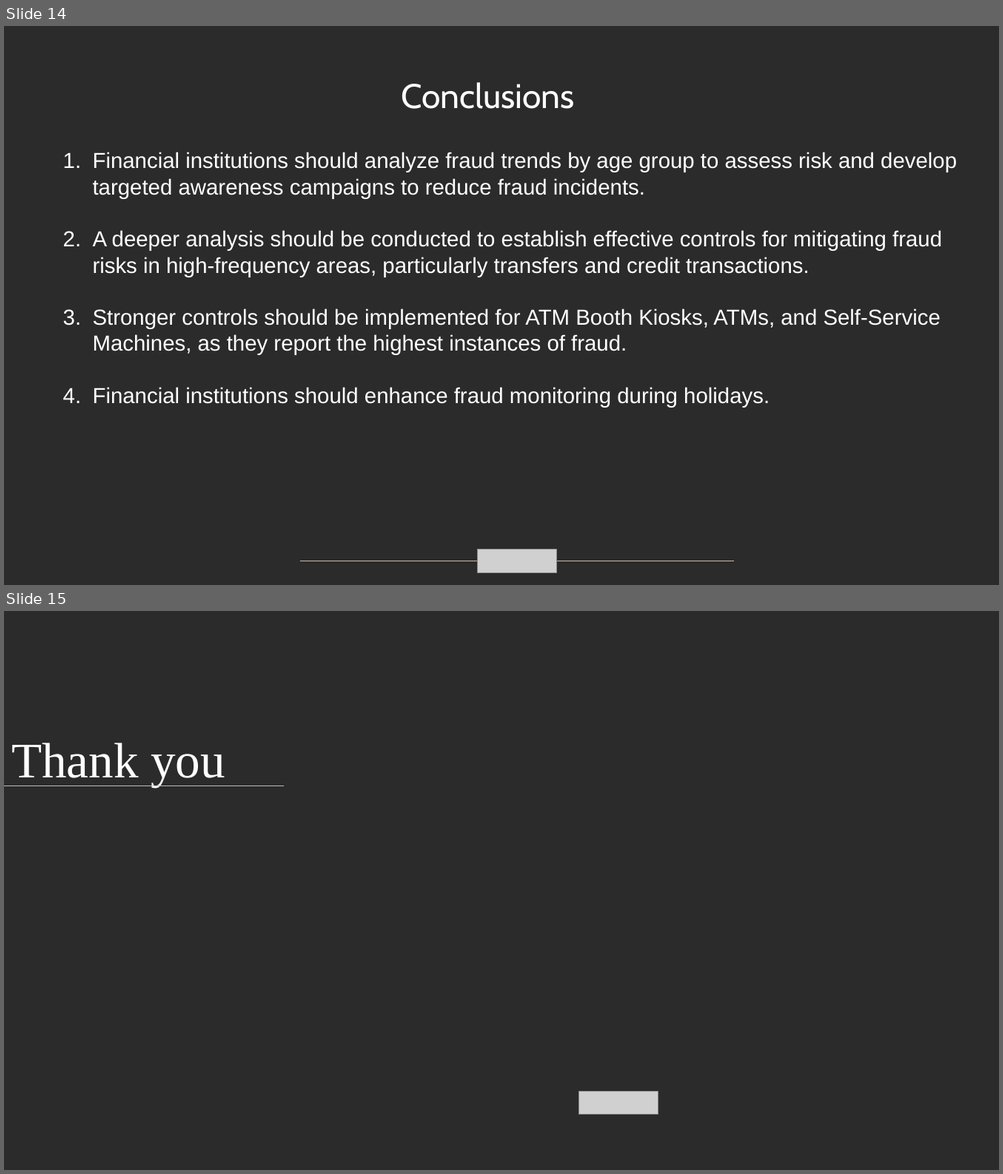
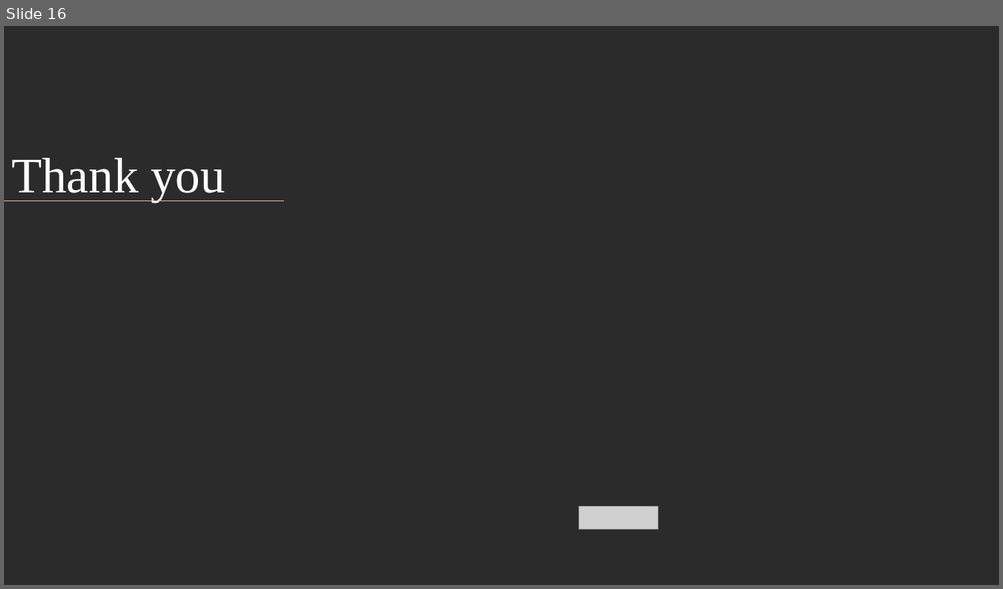
Before and after one commit to gkipkirui1/DSF-PT08P5-GROUP4-CAPSTONE-PROJECT, a slide deck: presentation/powerpoint_presentation.pptx. Shown one above the other, each under a label of ours: slides 14 and 15 before the commit, slide 16 after it. The pictures are 1003x1174 and 1003x589 pixels, drawn with LibreOffice and Linux fonts; fonts in the diff are those of the drawing; grey boxes stand for pictures; background and template pictures are left out; a plain dark background stands for a picture behind light text. Boxes give left, top, right and bottom in pixels: in the first picture for what was removed or moved away, otherwise in the second. Text is boxed around its words. In the diff, an @@ line names an element or a change of style, - is before the commit and + after.

```diff
--- a/presentation/powerpoint_presentation.pptx
+++ b/presentation/powerpoint_presentation.pptx
@@ slide 14 removed at box(4, 26, 999, 585), background picture (left out) @@
@@ text removed at box(401, 82, 574, 109) @@
-Conclusions
@@ text removed at box(93, 152, 956, 408) @@
-1. Financial institutions should analyze fraud trends by age group to assess risk and develop targeted awareness campaigns to reduce fraud incidents.
-2. A deeper analysis should be conducted to establish effective controls for mitigating fraud risks in high-frequency areas, particularly transfers and credit transactions.
-3. Stronger controls should be implemented for ATM Booth Kiosks, ATMs, and Self-Service Machines, as they report the highest instances of fraud.
-4. Financial institutions should enhance fraud monitoring during holidays.
@@ picture removed at box(477, 550, 556, 573) @@
@@ line removed from (300, 562) to (734, 562) @@
@@ what was slide 15 is now slide 16 @@
```
Also in this commit, not shown: 10 slides changed, 5 slides added, 3 other slides removed, 1 other file.
